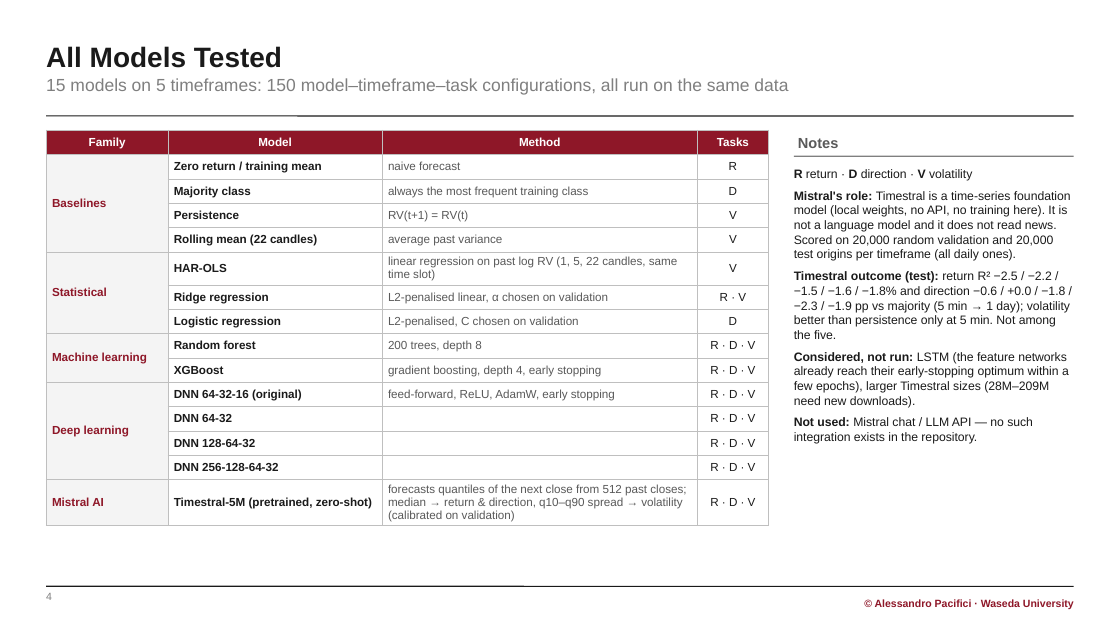
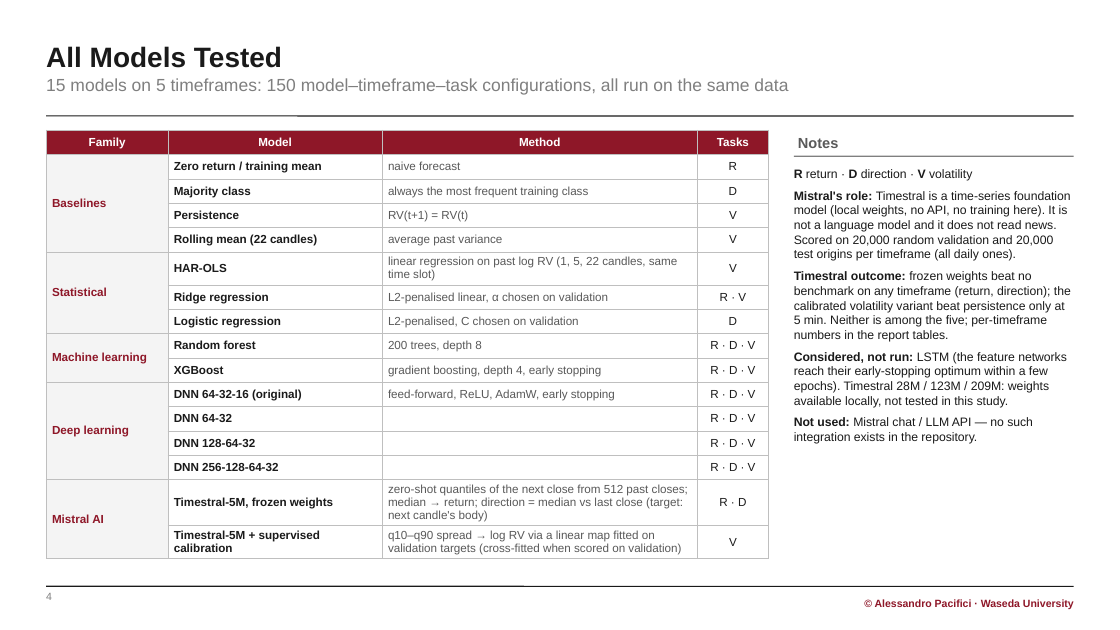
Before and after one commit to Paciooo/Project_ai_ML_bigdata, a slide deck: slide 4 of presentation_multitarget/NASDAQ_multitarget_report.pptx. Drawn at 1120x630 pixels with LibreOffice and Linux fonts; fonts in the diff are those of the drawing. Boxes give left, top, right and bottom in pixels: in the first picture for what was removed or moved away, otherwise in the second. Text is boxed around its words. In the diff, an @@ line names an element or a change of style, - is before the commit and + after.

```diff
--- a/presentation_multitarget/NASDAQ_multitarget_report.pptx
+++ b/presentation_multitarget/NASDAQ_multitarget_report.pptx
@@ table at (46, 130, 769, 559) @@
-row 15: Mistral AI | Timestral-5M (pretrained, zero-shot) | forecasts quantiles of the next close from 512 past closes; median → return & direction, q10–q90 spread → volatility (calibrated on validation) | R · D · V
+row 15: Mistral AI | Timestral-5M, frozen weights | zero-shot quantiles of the next close from 512 past closes; median → return; direction = median vs last close (target: next candle's body) | R · D
+row 16:  | Timestral-5M + supervised calibration | q10–q90 spread → log RV via a linear map fitted on validation targets (cross-fitted when scored on validation) | V
@@ text at (794, 271, 1071, 408): text changed @@
-▪ Timestral outcome (test): return R² −2.5 / −2.2 / −1.5 / −1.6 / −1.8% and direction −0.6 / +0.0 / −1.8 / −2.3 / −1.9 pp vs majority (5 min → 1 day); volatility better than persistence only at 5 min. Not among the five.
-▪ Considered, not run: LSTM (the feature networks already reach their early-stopping optimum within a few epochs), larger Timestral sizes (28M–209M need new downloads).
+▪ Timestral outcome: frozen weights beat no benchmark on any timeframe (return, direction); the calibrated volatility variant beat persistence only at 5 min. Neither is among the five; per-timeframe numbers in the report tables.
+▪ Considered, not run: LSTM (the feature networks reach their early-stopping optimum within a few epochs). Timestral 28M / 123M / 209M: weights available locally, not tested in this study.
```
Also in this commit, not shown: 5 other slides changed, 30 other files.
